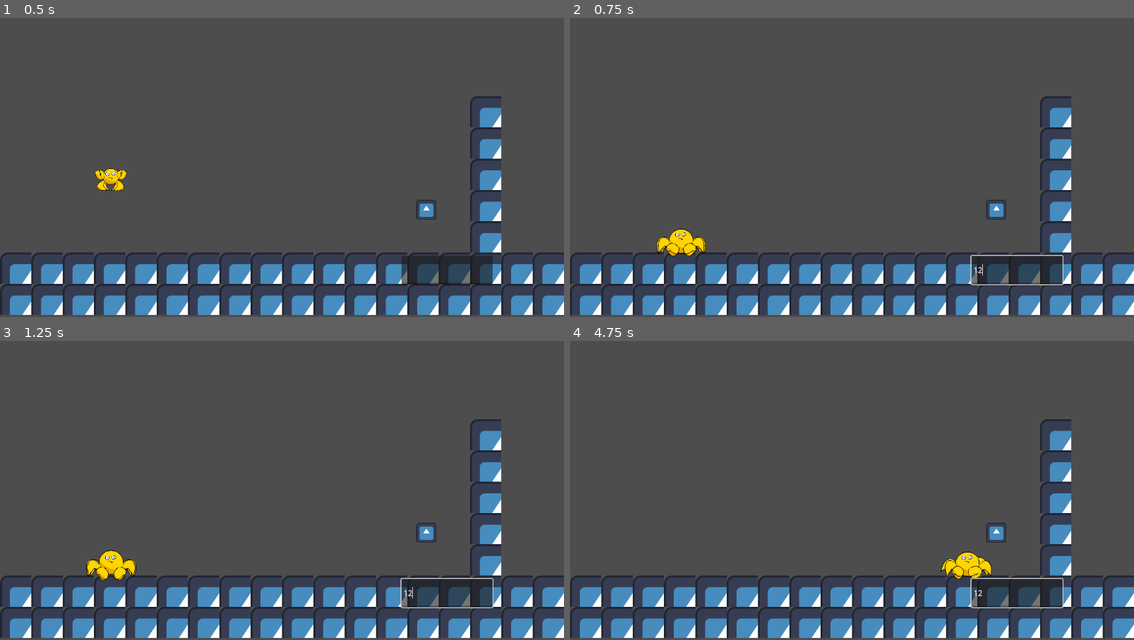
Above: before the commit, frames 1-4 (two rows, left to right).
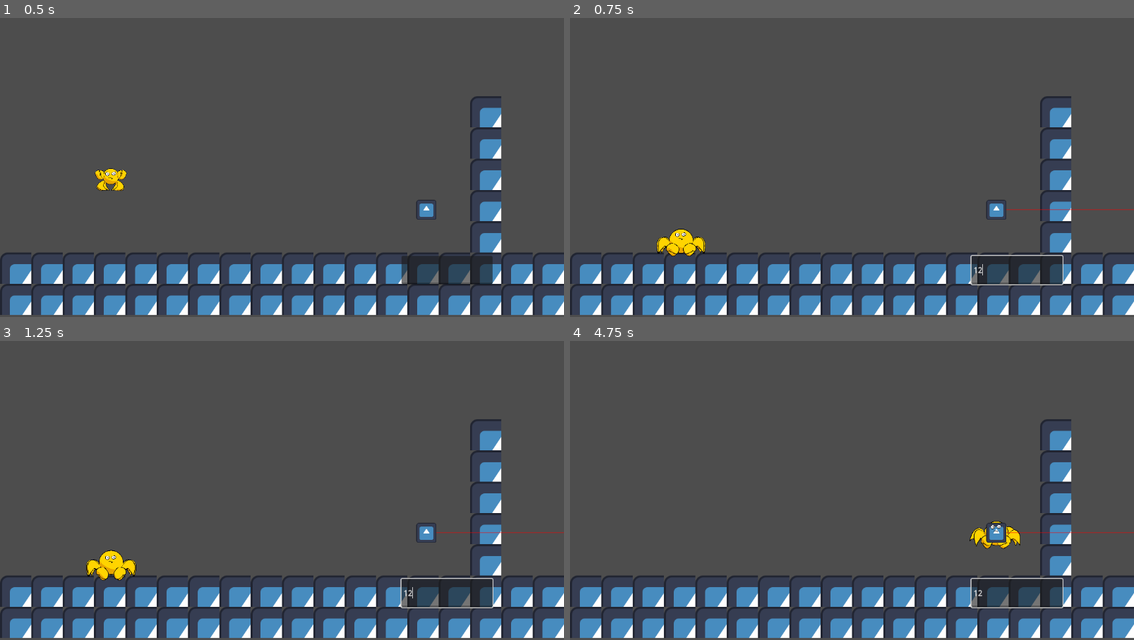
Above: after the commit, the same moments.

Repository: Will-Cupa/curvy-blast
Game: Godot game, scene res://scenes/tutoriel.tscn
The game is run twice, just before and just after one commit, with the same random seed, the same clock (stepped at 60 frames per second) and the same inputs. The engine's default icon, where the game draws it, is replaced by a stand-in: a white triangle on a blue panel in a dark square.
Inputs (mouse positions are in pixels of both pictures, inside the frame that each line leads up to):
- Up to frame 1 (0.5 s): no input
- Up to frame 2 (0.75 s): click (1015, 269) at 0.52 s; type "12" at 0.6 s
- Up to frame 3 (1.25 s): no input
- Up to frame 4 (4.75 s): tap Enter (ui_accept) at 1.25, 1.52, 2.27, 3.77, 4.52 s; hold Right (ui_right) 1.28-2.78 s; hold Left (ui_left) 2.78-3.53 s; hold Right (ui_right) from 3.53 s (still down)

Frame 1 is identical in both runs. In frame 2, 0.1% of the frame differs, in the area x 77-100%, y 63-65%; in frame 3, 0.1%; in frame 4, 1.0%, in the area x 65-100%, y 60-80%.
Error before the commit: Parse Error: Expected indented block after "if" block. (res://scripts/canon.gd:65)

Commit message:
fonction opti

Diff:
--- a/curvy-blast-the-game/project.godot
+++ b/curvy-blast-the-game/project.godot
@@ -12,7 +12,7 @@
 
 config/name="Curvy blast the game"
 run/main_scene="res://scenes/tutoriel.tscn"
-config/features=PackedStringArray("4.3", "Forward Plus")
+config/features=PackedStringArray("4.2", "Forward Plus")
 config/icon="res://assets/icon.svg"
 
 [dotnet]
--- a/curvy-blast-the-game/scenes/tutoriel.tscn
+++ b/curvy-blast-the-game/scenes/tutoriel.tscn
@@ -8,11 +8,19 @@
 texture = ExtResource("1_dnt8h")
 texture_region_size = Vector2i(64, 64)
 0:0/0 = 0
+0:0/0/physics_layer_0/linear_velocity = Vector2(0, 0)
+0:0/0/physics_layer_0/angular_velocity = 0.0
 0:0/0/physics_layer_0/polygon_0/points = PackedVector2Array(-32, -32, 32, -32, 32, 32, -32, 32)
 1:0/0 = 0
+1:0/0/physics_layer_0/linear_velocity = Vector2(0, 0)
+1:0/0/physics_layer_0/angular_velocity = 0.0
 1:0/0/physics_layer_0/polygon_0/points = PackedVector2Array(-32, -32, 32, -32, 32, 32, -32, 32)
 0:1/0 = 0
+0:1/0/physics_layer_0/linear_velocity = Vector2(0, 0)
+0:1/0/physics_layer_0/angular_velocity = 0.0
 1:1/0 = 0
+1:1/0/physics_layer_0/linear_velocity = Vector2(0, 0)
+1:1/0/physics_layer_0/angular_velocity = 0.0
 
 [sub_resource type="TileSet" id="TileSet_ssfd8"]
 tile_size = Vector2i(64, 64)
--- a/curvy-blast-the-game/scripts/canon.gd
+++ b/curvy-blast-the-game/scripts/canon.gd
@@ -5,7 +5,6 @@
 var playerInCanon = false
 var expression = Expression.new()
 var expressionReady = false
-
 @onready var sprite = $Sprite2D
 
 # Called when the node enters the scene tree for the first time.
@@ -55,28 +54,35 @@
 	return 0.0
 
 
-func getOptiPoint(x1,x2, space, treshold) -> float:
+func getOptiPoint(x1, space, treshold) -> float:
+	print(space)
+	var x2 = x1 + space
 	var x3 = x1 + space/2
 	var y1 = valueAt(x1)
 	var y2 = valueAt(x2)
-	var y3 = min(y1, y2) + abs(y1 - y2)
+	var y3 = min(y1, y2) + abs(y1 - y2)/2
 	var yTarget = valueAt(x3)
 
-	if(abs(y3 - yTarget) > treshold):
-
+	if abs(y3 - yTarget) > treshold && space > 1:
+		return getOptiPoint(x1, space/2, treshold)
 	return x2
 
 func _draw() -> void:
-	var space = 20
+	var space = 50
 	var maxWidth = get_viewport_rect().size.x - position.x
 	var p1
 	var p2
 	var i = 0
+	var i2
+	var nbPoints = 1
 	if expressionReady:
 		while i <= maxWidth:
 			p1 = Vector2(i, valueAt(i))
-			p2 = Vector2(i+space, valueAt(i+space))
-			i += space
+			i2 = getOptiPoint(i, space, 0.1)
+			p2 = Vector2(i2, valueAt(i2))
+			i = i2
+			nbPoints += 1
 			draw_line(p1,p2,Color.RED,1)
-			sprite.rotation = slopeAt(0,0.1)
-			print(slopeAt(0,0.1))
+			#sprite.rotation = slopeAt(0,0.1)
+			#print(slopeAt(0,0.1))
+		print(nbPoints)
